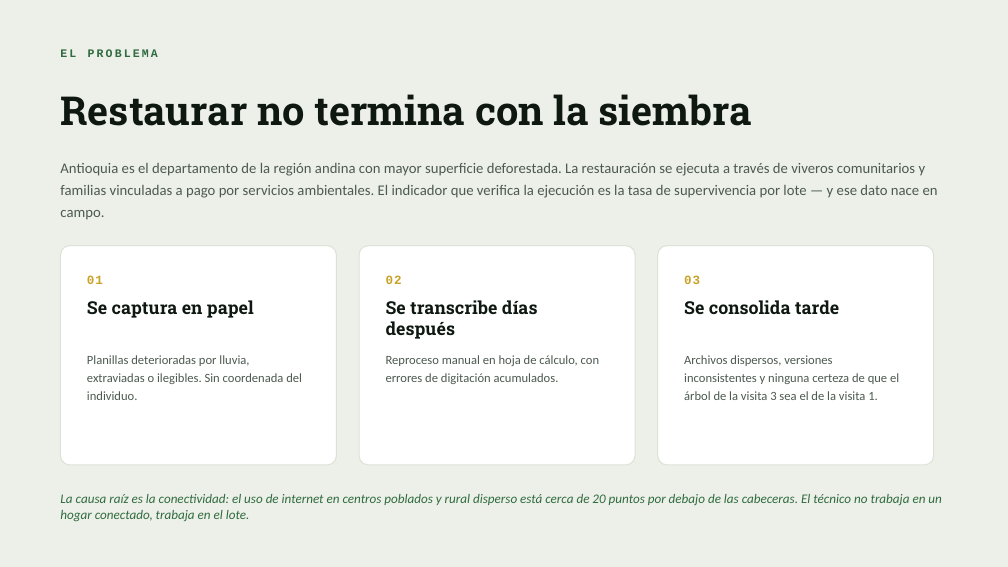
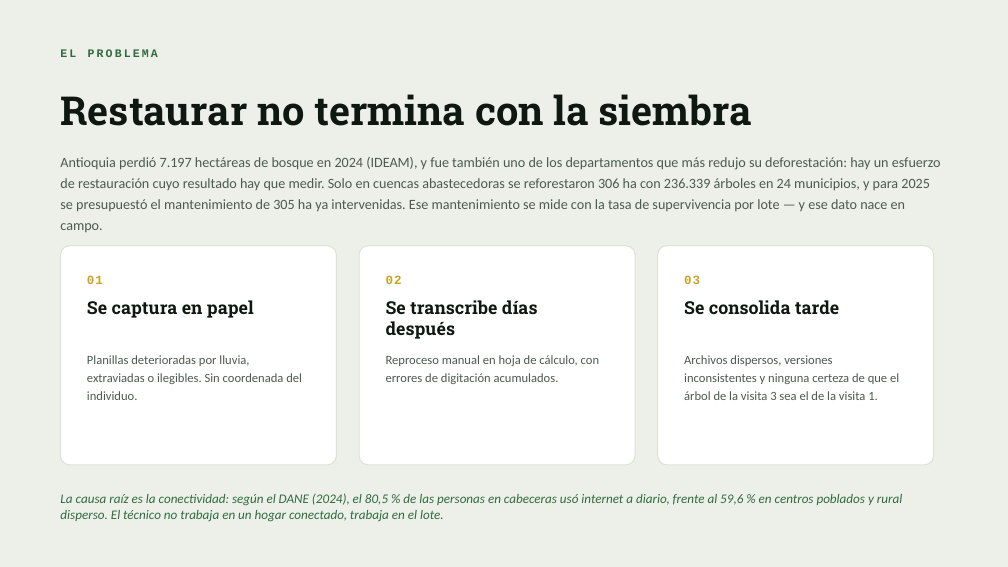
Before and after one commit to Kepler2412/retono-app, a slide deck: slide 2 of presentacion/Retono-Entrega1.pptx. Drawn at 1008x567 pixels with LibreOffice and Linux fonts; fonts in the diff are those of the drawing. Boxes give left, top, right and bottom in pixels: in the first picture for what was removed or moved away, otherwise in the second. Text is boxed around its words. In the diff, an @@ line names an element or a change of style, - is before the commit and + after.

```diff
--- a/presentacion/Retono-Entrega1.pptx
+++ b/presentacion/Retono-Entrega1.pptx
@@ text at bbox=[60, 157, 941, 232]: text changed; size 14 to 13.5 pt @@
-Antioquia es el departamento de la región andina con mayor superficie deforestada. La restauración se ejecuta a través de viveros comunitarios y familias vinculadas a pago por servicios ambientales. El indicador que verifica la ejecución es la tasa de supervivencia por lote — y ese dato nace en campo.
+Antioquia perdió 7.197 hectáreas de bosque en 2024 (IDEAM), y fue también uno de los departamentos que más redujo su deforestación: hay un esfuerzo de restauración cuyo resultado hay que medir. Solo en cuencas abastecedoras se reforestaron 306 ha con 236.339 árboles en 24 municipios, y para 2025 se presupuestó el mantenimiento de 305 ha ya intervenidas. Ese mantenimiento se mide con la tasa de supervivencia por lote — y ese dato nace en campo.
@@ text at bbox=[60, 493, 902, 522]: text changed @@
-La causa raíz es la conectividad: el uso de internet en centros poblados y rural disperso está cerca de 20 puntos por debajo de las cabeceras. El técnico no trabaja en un hogar conectado, trabaja en el lote.
+La causa raíz es la conectividad: según el DANE (2024), el 80,5 % de las personas en cabeceras usó internet a diario, frente al 59,6 % en centros poblados y rural disperso. El técnico no trabaja en un hogar conectado, trabaja en el lote.
```
Also in this commit, not shown: 2 other slides changed, 6 other files.
